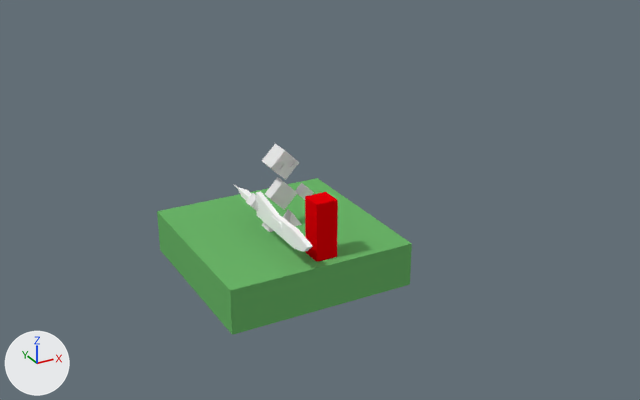
What one commit did to the Blender file Unity/Assets/Character/Abejide/Abejide.blend.
Before and after are seen from a camera (50 mm lens) standing at (-29.4, -63.1, 30.8) and looking at (5.7, 0.7, -1.1). The axes (+X, +Y, +Z) are drawn at lower left. The lights are the same throughout.

Objects in the first picture: 'Abejide', 'Azagaia', 'Bastao', 'Enemy', 'Floor'.
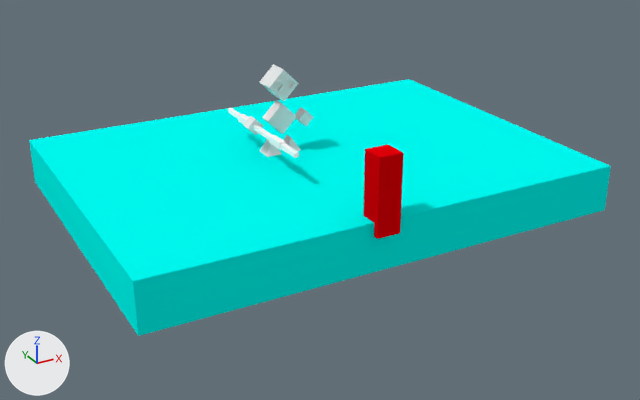
Where the change shows, as pixel boxes [x1, y1, x2, y2] in the pictures (640 x 400 px):
'Floor', recoloured, mesh rescaled, moved (128% wider, 63% taller)
    before: [157, 178, 412, 335]
    after: [29, 79, 611, 336]
'Enemy', moved
    before: [305, 192, 338, 262]
    after: [364, 145, 403, 239]
'Abejide', moved
    before: [246, 144, 314, 232]
    after: [243, 64, 313, 157]
'Azagaia', hidden
    before: [256, 191, 313, 252]
'Bastao', moved
    before: [235, 185, 282, 230]
    after: [228, 108, 299, 158]
'EspadaQuebrada', no longer drawn
    before: [255, 201, 258, 211]

The edits, one by one:
Material 'Material.001' (mat_material_001) changes colour from green #6bb669 to cyan #00fff6; in linear values from (0.148, 0.467, 0.141) to (0.0, 1.0, 0.925).
me_cube_001 has 8 vertices, 6 faces and spans x -1.0..1.0, y -1.0..1.0, z -1.0..1.0.
me_cube_001 is used by ob_floor; location (3.04, 3.53, -6.4); scale (8.73, 8.73, 2.07).
me_cube_001 part 1: the whole mesh is scaled about its middle by (2.41, 1.75, 1), then moved by (0.28, -0.15, 0.0).
Object 'Enemy' (ob_enemy) moves from (3.71, -3.21, -2.23) to (3.71, -12.58, 5.08).
Object 'Abejide' (ob_abejide) moves from (3.39, 3.78, -4.18) to (3.39, 3.78, 3.13).
Object 'Floor' (ob_floor) moves from (3.04, 3.53, -6.4) to (3.04, 3.53, 0.91).
Object 'EspadaQuebrada' (ob_espadaquebrada) moves from (0.89, 2.82, -1.6) to (0.0, 0.0, 0.0).
Object 'EspadaQuebrada' (ob_espadaquebrada) is rescaled from (0.415, 0.149, 0.415) to (1.0, 1.0, 1.0).
Object 'Bastao' (ob_bastao) moves from (0.9, 2.4, -1.61) to (0.9, 2.4, 5.69).
Object 'Azagaia' (ob_azagaia) turns from (91, 0, 0) to (0, 0, 0) degrees about x, y and z.
Object 'Azagaia' (ob_azagaia) is rescaled from (0.225, 1.0, 1.0) to (1.0, 1.0, 1.0).
Object 'Azagaia' (ob_azagaia) moves from (0.92, 3.71, -1.63) to (0.0, 0.0, 0.0).
Object 'Azagaia' (ob_azagaia) is now hidden.
